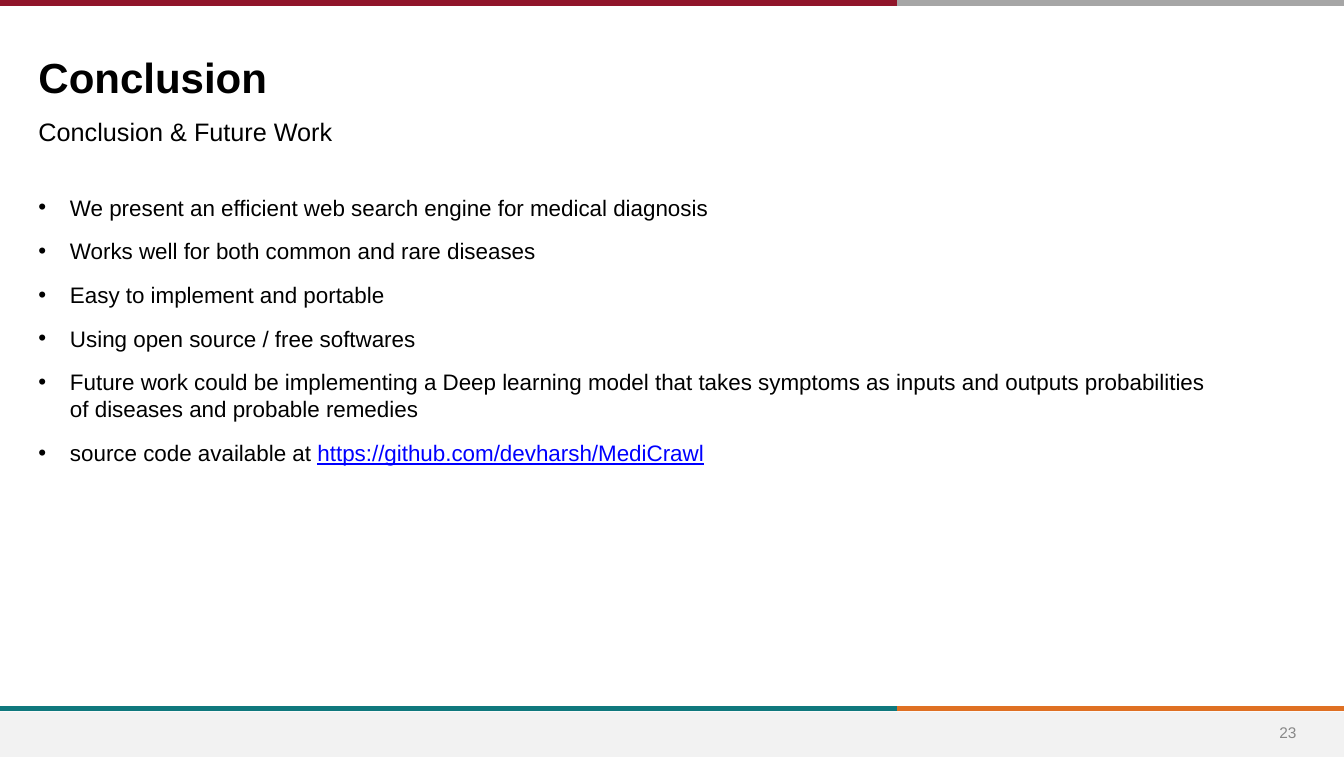
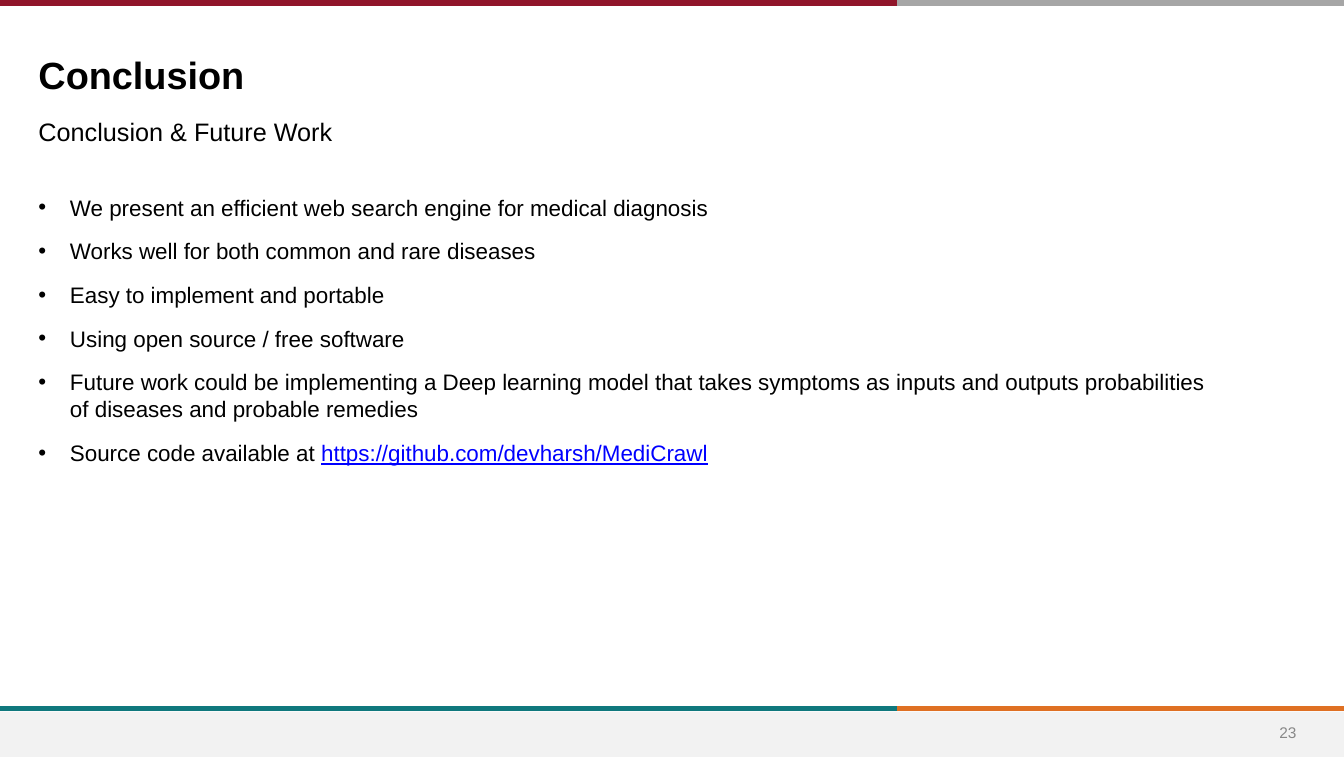
Before and after one commit to devharsh/MediCrawl, a slide deck: slide 23 of docs/MediCrawl_May4_2020.pptx. Drawn at 1344x757 pixels with LibreOffice and Linux fonts; fonts in the diff are those of the drawing; background and template pictures are left out. Boxes give left, top, right and bottom in pixels: in the first picture for what was removed or moved away, otherwise in the second. Text is boxed around its words. In the diff, an @@ line names an element or a change of style, - is before the commit and + after.

```diff
--- a/docs/MediCrawl_May4_2020.pptx
+++ b/docs/MediCrawl_May4_2020.pptx
@@ title "Conclusion" at (38, 61, 244, 90): size 30 to 27 pt @@
@@ text at (70, 330, 404, 352): text changed @@
-• Using open source / free softwares
+• Using open source / free software
@@ text at (70, 444, 707, 466): text changed @@
-• source code available at https://github.com/devharsh/MediCrawl
+• Source code available at https://github.com/devharsh/MediCrawl
```
Also in this commit, not shown: 16 other slides changed, 3 other files.
